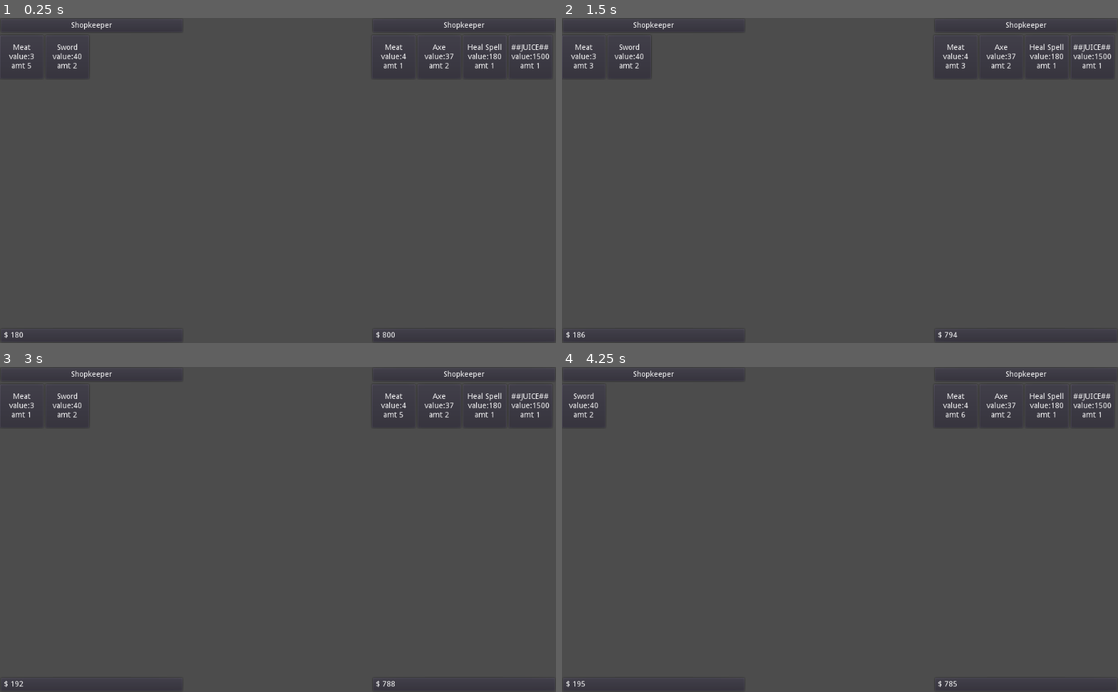
Above: before the commit, frames 1-4 (two rows, left to right).
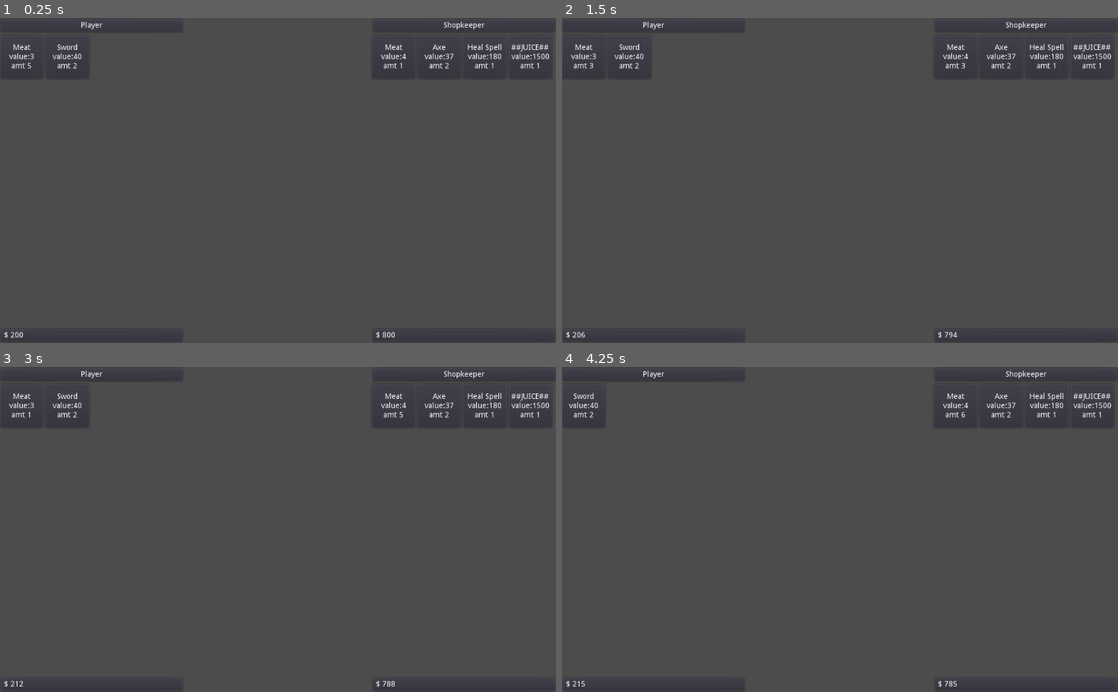
Above: after the commit, the same moments.

Repository: Dr-Dan/godot-fakeo-db
Game: Godot game, scene res://examples/Shopkeeper/ShopkeeperMainScene.tscn
Same seed, same stepped clock (60 frames per second), same inputs: the game is played once before the commit and once after it.
Inputs:
- Up to frame 1 (0.25 s): no input
- Up to frame 2 (1.5 s): click "Meat value:3 amt 5" at 0.5 s; click "Meat value:3 amt 4" at 1.25 s
- Up to frame 3 (3 s): click "Meat value:3 amt 3" at 2 s; click "Meat value:3 amt 2" at 2.75 s
- Up to frame 4 (4.25 s): click "Meat value:3 amt 1" at 3.5 s

The runs differ from the first frame. In frame 1, less than 0.1% of the frame differs, in the area x 1-21%, y 1-99%; in frame 2, less than 0.1%; in frame 3, less than 0.1%; in frame 4, less than 0.1%.

Commit message:
Updated shopkeeper example.

Diff:
--- a/examples/Shopkeeper/GUI.tscn
+++ b/examples/Shopkeeper/GUI.tscn
@@ -23,6 +23,10 @@
 size_flags_vertical = 3
 
 [node name="PlayerPanel" parent="MarginContainer/HBoxContainer" instance=ExtResource( 1 )]
+editor/display_folded = true
+
+[node name="Label" parent="MarginContainer/HBoxContainer/PlayerPanel/Name" index="0"]
+text = "Player"
 
 [node name="Container" type="MarginContainer" parent="MarginContainer/HBoxContainer"]
 margin_left = 342.0
@@ -34,3 +38,6 @@
 [node name="ShopkeeperPanel" parent="MarginContainer/HBoxContainer" instance=ExtResource( 1 )]
 margin_left = 684.0
 margin_right = 1024.0
+
+
+[editable path="MarginContainer/HBoxContainer/PlayerPanel"]
--- /dev/null
+++ b/examples/Shopkeeper/InventoryItem.gd
@@ -0,0 +1,9 @@
+extends Resource
+class_name InventoryItem
+
+var type: String
+var amt: int
+
+func _init(type, amt=1):
+	self.type = type
+	self.amt = amt
--- a/examples/Shopkeeper/ShopkeeperGame.gd
+++ b/examples/Shopkeeper/ShopkeeperGame.gd
@@ -16,13 +16,6 @@
 		self.cash = cash
 		self.inventory = inventory
 
-class InventoryItem:
-	var type: String
-	var amt: int
-
-	func _init(type, amt=1):
-		self.type = type
-		self.amt = amt
 
 const MEAT = "Meat"
 const AXE = "Axe"
@@ -48,13 +41,8 @@
 	InventoryItem.new(THE_JUICE, 1),
 	])
 
-onready var player_inventory = IterList.new([
-	InventoryItem.new(MEAT, 5),
-	InventoryItem.new(SWORD, 2),
-	])
-
 onready var actor_data = IterList.new([
-	Actor.new(PLAYER, 180, player_inventory),
+	$Player,
 	Actor.new(SHOPKEEPER, 800, shopkeep_inventory),
 	])
 
--- a/examples/Shopkeeper/ShopkeeperMainScene.tscn
+++ b/examples/Shopkeeper/ShopkeeperMainScene.tscn
@@ -1,9 +1,19 @@
-[gd_scene load_steps=3 format=2]
+[gd_scene load_steps=4 format=2]
 
 [ext_resource path="res://examples/Shopkeeper/ShopkeeperGame.gd" type="Script" id=1]
 [ext_resource path="res://examples/Shopkeeper/GUI.tscn" type="PackedScene" id=2]
+[ext_resource path="res://examples/Shopkeeper/WorldActor.gd" type="Script" id=3]
 
 [node name="Node2D" type="Node2D"]
 script = ExtResource( 1 )
 
 [node name="GUI" parent="." instance=ExtResource( 2 )]
+
+[node name="Player" type="Node2D" parent="."]
+script = ExtResource( 3 )
+_name = "Player"
+cash = 200
+start_inv = {
+"Meat": 5,
+"Sword": 2
+}
--- /dev/null
+++ b/examples/Shopkeeper/WorldActor.gd
@@ -0,0 +1,14 @@
+extends Node
+
+export var _name = ""
+export var cash: int
+export var start_inv = {}
+
+onready var inventory = IterList.new()
+
+# Called when the node enters the scene tree for the first time.
+func _ready() -> void:
+	name = _name
+	for k in start_inv.keys():
+		var inv = InventoryItem.new(k, start_inv[k])
+		inventory.items.append(inv)
--- a/lib/IterList.gd
+++ b/lib/IterList.gd
@@ -7,7 +7,7 @@
 var increment
 var items = []
 
-func _init(items):
+func _init(items=[]):
 	increment = 1
 	start = 0
 	curr = start
--- a/project.godot
+++ b/project.godot
@@ -24,6 +24,11 @@
 "language": "GDScript",
 "path": "res://lib/Factory.gd"
 }, {
+"base": "Resource",
+"class": "InventoryItem",
+"language": "GDScript",
+"path": "res://examples/Shopkeeper/InventoryItem.gd"
+}, {
 "base": "Reference",
 "class": "IterList",
 "language": "GDScript",
@@ -33,6 +38,7 @@
 "Builders": "",
 "Comparers": "",
 "Factory": "",
+"InventoryItem": "",
 "IterList": ""
 }
 
Not shown, changed: notes.txt
